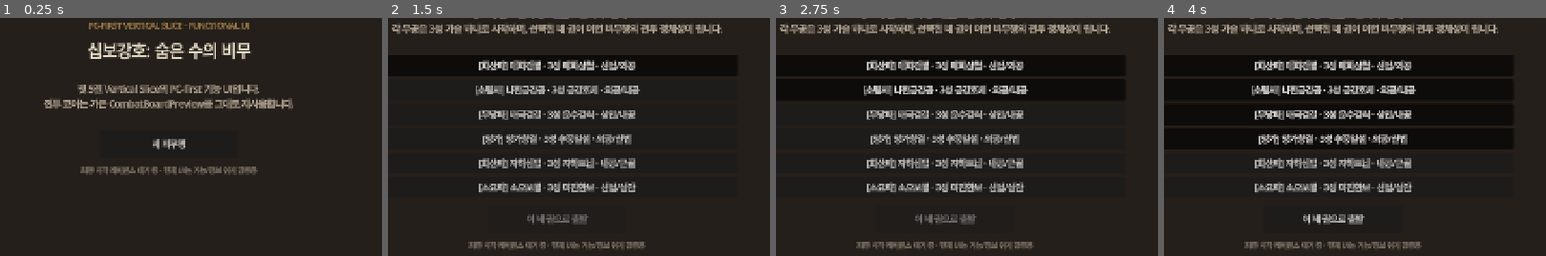
Above: before the commit, frames 1-4 (left to right).
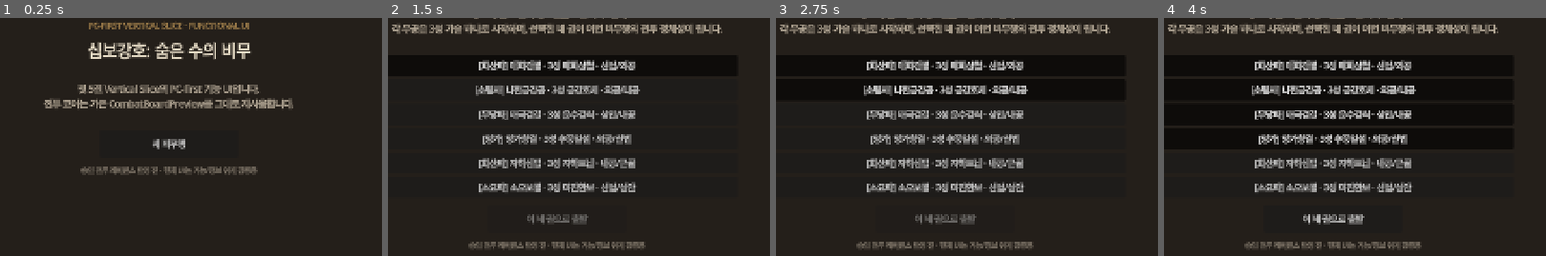
Above: after the commit, the same moments.

Repository: alsdmlals4-eng/Ten-Paces-Hidden-Moves
Game: Godot game, scene res://scenes/run/vertical_slice_shell.tscn
Two runs of this game, one before a commit and one after it. Both use one fixed random seed, a clock stepped at 60 frames per second and the inputs below.
Inputs:
- Up to frame 1 (0.25 s): no input
- Up to frame 2 (1.5 s): click "새 비무행" at 0.5 s; click "[화산파] 매화검결 · 3성 매화삼첩 · 신법/외공" at 1.25 s
- Up to frame 3 (2.75 s): click "[소림사] 나한금강공 · 3성 금강호체 · 외공/내공" at 2 s
- Up to frame 4 (4 s): click "[무당파] 태극검결 · 3성 운수검식 · 심안/내공" at 2.75 s; click "[양가] 양가창결 · 3성 추풍일섬 · 외공/신법" at 3.5 s
The pictures show only the part of the screen within x 28-78%, y 33-83%; the shares and areas given below are measured in that part.

The runs differ from the first frame. In frame 1, 0.1% of the frame differs, in the area x 21-42%, y 62-66%; in frame 2, less than 0.1%; in frame 3, less than 0.1%; in frame 4, less than 0.1%.

Commit message:
fix: align default shell with approved visual reference

Diff:
--- /dev/null
+++ b/docs/operations/PROJECT_PROTECTED_CHANGE_APPROVAL.json
@@ -0,0 +1,15 @@
+{
+  "schema_version": 1,
+  "artifact_role": "PROJECT_PROTECTED_CHANGE_APPROVAL",
+  "status": "APPROVED",
+  "protected_base_commit": "b3bcafabc6284858af2c8cb76a023bfb426401ea",
+  "decision_ids": [
+    "TEN-DEC-20260827-DEFAULT-SHELL-VISUAL-REFERENCE-STATUS-01"
+  ],
+  "approved_paths": [
+    "src/run/vertical_slice_shell.gd"
+  ],
+  "approval_source": "USER_EXPLICIT_CONTINUE_AND_STANDING_APPROVAL_FOR_ORDINARY_SCOPED_CHANGES_2026-08-27",
+  "approval_time": "2026-08-27T00:00:00+09:00",
+  "scope_summary": "One-time approval for default VerticalSliceShell visual-reference status metadata and copy correction only."
+}
--- a/src/run/vertical_slice_shell.gd
+++ b/src/run/vertical_slice_shell.gd
@@ -23,7 +23,7 @@
 
 func _ready() -> void:
     set_meta("technical_shell", true)
-    set_meta("final_visual_reference_pending", true)
+    set_meta("final_visual_reference_pending", false)
     set_meta("visual_evidence_ceiling", "TECHNICAL_SHELL_NOT_HUMAN_VISUAL_PASS")
     set_meta("run_seed_policy", "PHASE_II_TECHNICAL_FIXED_SEED_REPLACE_WITH_SAVE_STATE_LATER")
     set_meta("setup_visual_status", "STRUCTURED_FUNCTIONAL_UI_NOT_FINAL_VISUAL")
@@ -183,7 +183,8 @@
     stack.add_child(primary_button)
 
     var pending_label := Label.new()
-    pending_label.text = "최종 시각 레퍼런스 대기 중 · 현재 UI는 기능/정보 위계 검증용"
+    pending_label.name = "VisualReferenceStatus"
+    pending_label.text = "승인 전투 레퍼런스 반영 전 · 현재 UI는 기능/정보 위계 검증용"
     pending_label.horizontal_alignment = HORIZONTAL_ALIGNMENT_CENTER
     pending_label.add_theme_color_override("font_color", Color("8d8375"))
     pending_label.add_theme_font_size_override("font_size", 13)
--- a/tests/verify_vertical_slice_shell.gd
+++ b/tests/verify_vertical_slice_shell.gd
@@ -34,7 +34,11 @@
     _expect_true(shell.content_panel.visible, "MAIN must show the non-combat content panel.")
     _expect_false(shell.combat_host.visible, "MAIN must not show CombatBoardPreview.")
     _expect_true(bool(shell.get_meta("technical_shell", false)), "Phase-I shell must identify itself as a technical shell.")
-    _expect_true(bool(shell.get_meta("final_visual_reference_pending", false)), "Shell must preserve the pending final visual-reference ceiling.")
+    _expect_false(bool(shell.get_meta("final_visual_reference_pending", true)), "Shell must record that the combat visual reference is approved.")
+    var visual_reference_status := shell.find_child("VisualReferenceStatus", true, false) as Label
+    _expect_true(visual_reference_status != null, "MAIN must expose visual-reference status copy.")
+    if visual_reference_status != null:
+        _expect_eq(visual_reference_status.text, "승인 전투 레퍼런스 반영 전 · 현재 UI는 기능/정보 위계 검증용", "MAIN must distinguish approved reference from pending visual integration.")
 
     _expect_true(shell.start_new_run(), "Shell must start a new run.")
     _expect_eq(shell.run_state.get_current_screen(), "SETUP", "New run must enter SETUP.")
Not shown, added: docs/decisions/2026-08-27_DEFAULT_SHELL_VISUAL_REFERENCE_STATUS_DECISION.md
Not shown, added: docs/implementation/BUILD_APPROVAL_2026-08-27_ISSUE221.md
Not shown, added: docs/operations/2026-08-27_ISSUE221_VISUAL_REFERENCE_STATUS_EXECUTION_REPORT.md
Not shown, changed: tests/test_pc_first_vertical_slice_implementation_gate.py
